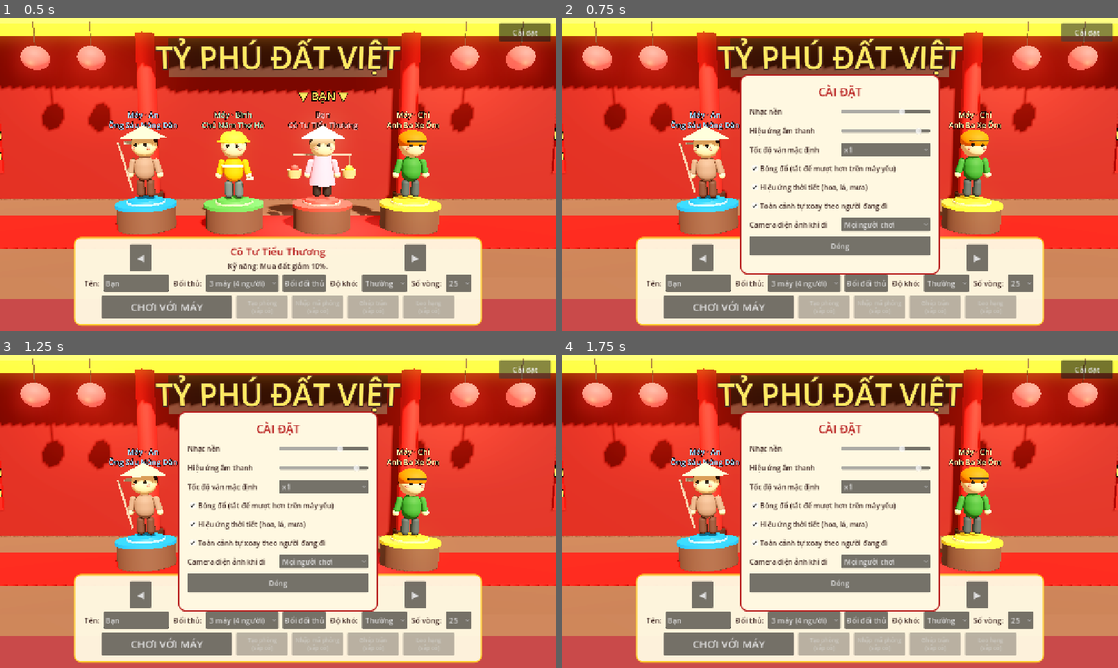
Above: before the commit, frames 1-4 (two rows, left to right).
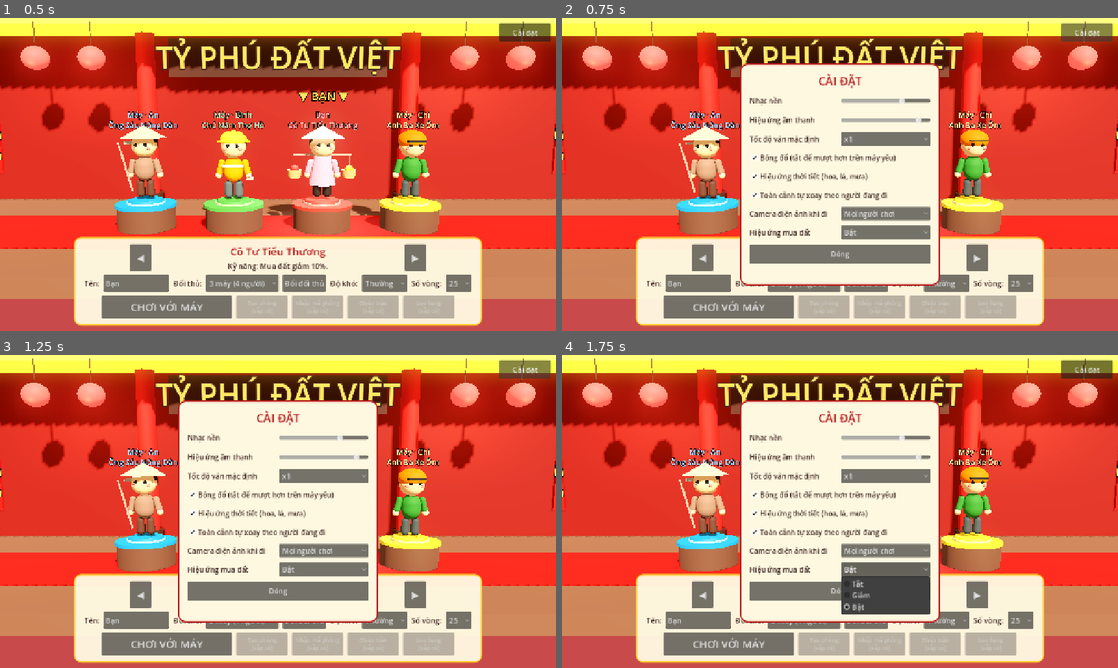
Above: after the commit, the same moments.

Repository: nguyentuanduyntd/GameCoTyPhu
Game: Godot game, scene res://scenes/lobby.tscn
The game is run twice, just before and just after one commit, with the same random seed, the same clock (stepped at 60 frames per second) and the same inputs.
Inputs (mouse positions are in pixels of both pictures, inside the frame that each line leads up to):
- Up to frame 1 (0.5 s): no input
- Up to frame 2 (0.75 s): click "Cài đặt" at 0.5 s
- Up to frame 3 (1.25 s): no input
- Up to frame 4 (1.75 s): click (884, 570) at 1.25 s, where only the run after the commit has a clickable "Bật"

Frame 1 is identical in both runs. In frame 2, 10% of the frame differs, in the area x 32-68%, y 14-86%; in frame 3, 10%; in frame 4, 11%.

Commit message:
Phase 4: Game juice khi mua đất, xây, thắng đấu giá
- CameraController.punch: toàn cảnh thì tiến nhẹ vào ô rồi tự lùi (chế độ
  PUNCH hoà trộn toàn cảnh/zoom ô), đang điện ảnh thì chỉ thu FOV; gọi liên
  tục chỉ kéo dài thời gian giữ, không giật; mọi chế độ khác huỷ punch
- BuyJuice: xu 2D bay vòng cung từ khung người chơi ra ô (pool 14 đồng, không
  tạo mới), pháo giấy 3D tái sử dụng; purchase / build / auction_win /
  celebrate theo mức hiệu ứng
- HUD: tiền chạy số mượt (đỏ khi giảm, xanh khi tăng) thay vì đổi ngay
- Gom đủ vùng: pháo giấy + banner "… gom đủ vùng …! Tiền thuê cả vùng ×2"
- Cài đặt "Hiệu ứng mua đất: Tắt / Giảm / Bật" (Global.buy_fx, lưu máy)
- Sửa lỗi có sẵn: popup mua Trạm BOT truy cập khoá "group" không tồn tại
- --juicedemo, --buyfx, --cinematic để kiểm thử

Co-Authored-By: Claude Opus 5.5 <noreply@anthropic.com>

Diff:
--- /dev/null
+++ b/scripts/game/buy_juice.gd
@@ -0,0 +1,201 @@
+class_name BuyJuice
+extends CanvasLayer
+## "Game juice" cho khoảnh khắc mua đất / thắng đấu giá / xây / Danh Thắng / gom đủ vùng:
+##  - xu bay theo vòng cung từ khung người chơi ra ô đất (2D, pool tái sử dụng — không tạo mới liên tục)
+##  - camera zoom nhẹ vào ô rồi trả về (CameraController.punch, tôn trọng góc nhìn đang dùng)
+##  - pháo giấy 3D trên ô (thắng đấu giá, Danh Thắng, gom đủ vùng)
+## Mức hiệu ứng theo Cài đặt: Global.buy_fx = 0 Tắt, 1 Giảm, 2 Bật. Mọi thời lượng chia cho hệ số tốc độ.
+
+const POOL := 14
+
+var board: BoardView
+var cam_ctl: CameraController
+var hud: Hud
+var speed := 1.0
+var _coins: Array = []
+var _next := 0
+var _confetti: Array = []
+var _conf_i := 0
+
+
+func setup(p_board: BoardView, p_cam: CameraController, p_hud: Hud) -> void:
+	board = p_board
+	cam_ctl = p_cam
+	hud = p_hud
+	layer = 8
+	for i in POOL:
+		var c := CoinFx.new()
+		c.visible = false
+		c.mouse_filter = Control.MOUSE_FILTER_IGNORE
+		add_child(c)
+		_coins.append(c)
+	for i in 2:
+		var p := _make_confetti()
+		board.add_child(p)
+		_confetti.append(p)
+
+
+func level() -> int:
+	return Global.buy_fx
+
+
+## Mua đất thường: keng + xu bay ra ô + zoom nhẹ.
+func purchase(pid: int, t: int) -> void:
+	if level() == 0:
+		return
+	coins_to_tile(pid, t, 10 if level() == 2 else 4)
+	if level() == 2:
+		cam_ctl.punch(t, 0.9 / speed)
+
+
+## Xây / nâng cấp công trình: ít xu hơn, zoom ngắn.
+func build(pid: int, t: int) -> void:
+	if level() == 0:
+		return
+	coins_to_tile(pid, t, 6 if level() == 2 else 3)
+	if level() == 2:
+		cam_ctl.punch(t, 0.7 / speed)
+
+
+## Thắng đấu giá: xu + pháo giấy + zoom.
+func auction_win(pid: int, t: int) -> void:
+	if level() == 0:
+		return
+	coins_to_tile(pid, t, 12 if level() == 2 else 5)
+	if level() == 2:
+		confetti(t)
+		cam_ctl.punch(t, 1.1 / speed)
+
+
+## Danh Thắng / gom đủ vùng: pháo giấy (cả ở mức Giảm).
+func celebrate(t: int) -> void:
+	if level() == 0:
+		return
+	confetti(t)
+	if level() == 2:
+		cam_ctl.punch(t, 1.0 / speed)
+
+
+func coins_to_tile(pid: int, t: int, count: int) -> void:
+	var cam := cam_ctl.camera
+	var world := board.tile_center(t) + Vector3(0, 0.3, 0)
+	if cam.is_position_behind(world):
+		return
+	var end := cam.unproject_position(world)
+	var vp := get_viewport().get_visible_rect().size
+	if end.x < -50 or end.y < -50 or end.x > vp.x + 50 or end.y > vp.y + 50:
+		return
+	var box: Control = hud.player_boxes[pid]["panel"]
+	var r := box.get_global_rect()
+	var start := r.position + Vector2(r.size.x * 0.75, r.size.y * 0.55)
+	var dur := 0.55 / speed
+	for k in count:
+		var c: CoinFx = _coins[_next]
+		_next = (_next + 1) % POOL
+		c.fly(start + Vector2(randf_range(-10, 10), randf_range(-6, 6)), end + Vector2(randf_range(-14, 14), randf_range(-8, 8)), dur, k * 0.045 / speed, k == count - 1)
+
+
+func confetti(t: int) -> void:
+	var p: CPUParticles3D = _confetti[_conf_i]
+	_conf_i = (_conf_i + 1) % _confetti.size()
+	p.global_position = board.tile_center(t) + Vector3(0, 0.6, 0)
+	p.amount = 60 if level() == 2 else 30
+	p.speed_scale = clampf(speed, 1.0, 3.0)
+	p.restart()
+
+
+func _make_confetti() -> CPUParticles3D:
+	var p := CPUParticles3D.new()
+	var qm := QuadMesh.new()
+	qm.size = Vector2(0.12, 0.17)
+	var mat := StandardMaterial3D.new()
+	mat.vertex_color_use_as_albedo = true
+	mat.shading_mode = BaseMaterial3D.SHADING_MODE_UNSHADED
+	mat.cull_mode = BaseMaterial3D.CULL_DISABLED
+	qm.material = mat
+	p.mesh = qm
+	p.amount = 60
+	p.lifetime = 1.6
+	p.one_shot = true
+	p.explosiveness = 0.95
+	p.emission_shape = CPUParticles3D.EMISSION_SHAPE_SPHERE
+	p.emission_sphere_radius = 0.2
+	p.direction = Vector3.UP
+	p.spread = 55.0
+	p.initial_velocity_min = 3.0
+	p.initial_velocity_max = 4.6
+	p.gravity = Vector3(0, -4.5, 0)
+	p.damping_min = 1.0
+	p.damping_max = 2.0
+	p.angular_velocity_min = -540
+	p.angular_velocity_max = 540
+	var grad := Gradient.new()
+	grad.offsets = PackedFloat32Array([0.0])
+	grad.colors = PackedColorArray([Color("#ff5252")])
+	var cols := ["#ffd740", "#69f0ae", "#40c4ff", "#e040fb", "#ffffff"]
+	for i in cols.size():
+		grad.add_point(float(i + 1) / (cols.size() + 1), Color(cols[i]))
+	grad.interpolation_mode = Gradient.GRADIENT_INTERPOLATE_CONSTANT
+	p.color_initial_ramp = grad
+	p.cast_shadow = GeometryInstance3D.SHADOW_CASTING_SETTING_OFF
+	p.emitting = false
+	return p
+
+
+## Đồng xu 2D bay theo đường cong bậc hai, xoay lật, tới nơi thì loé nhẹ.
+class CoinFx extends Control:
+	var _from := Vector2.ZERO
+	var _to := Vector2.ZERO
+	var _ctrl := Vector2.ZERO
+	var _t := 0.0
+	var _dur := 0.5
+	var _delay := 0.0
+	var _ting := false
+	var _flash := 0.0
+
+	func fly(from: Vector2, to: Vector2, dur: float, delay: float, ting: bool) -> void:
+		_from = from
+		_to = to
+		_ctrl = (from + to) / 2.0 + Vector2(0, -minf(220.0, from.distance_to(to) * 0.45))
+		_t = 0.0
+		_dur = maxf(dur, 0.12)
+		_delay = delay
+		_ting = ting
+		_flash = 0.0
+		size = Vector2(28, 28)
+		position = from - size / 2.0
+		visible = true
+		modulate.a = 0.0
+
+	func _process(delta: float) -> void:
+		if not visible:
+			return
+		if _delay > 0.0:
+			_delay -= delta
+			return
+		modulate.a = 1.0
+		if _t < 1.0:
+			_t = minf(1.0, _t + delta / _dur)
+			var e := _t * _t * (3.0 - 2.0 * _t)
+			var p := _from.lerp(_ctrl, e).lerp(_ctrl.lerp(_to, e), e)
+			position = p - size / 2.0
+			if _t >= 1.0:
+				_flash = 1.0
+				if _ting:
+					Audio.play("coin", 0.1, -8.0)
+		else:
+			_flash -= delta * 4.0
+			if _flash <= 0.0:
+				visible = false
+		queue_redraw()
+
+	func _draw() -> void:
+		var c := size / 2.0
+		var squash := absf(cos(_t * TAU * 1.5)) * 0.7 + 0.3
+		draw_set_transform(c, 0.0, Vector2(squash, 1.0))
+		draw_circle(Vector2.ZERO, 12.0, Color("#b8860b"))
+		draw_circle(Vector2.ZERO, 10.0, Color("#ffca28"))
+		draw_rect(Rect2(-3, -3, 6, 6), Color("#b8860b"))
+		draw_set_transform(Vector2.ZERO, 0.0, Vector2.ONE)
+		if _flash > 0.0:
+			draw_circle(c, 16.0 * (1.5 - _flash * 0.5), Color(1, 0.95, 0.6, _flash * 0.6))
--- a/scripts/game/camera_controller.gd
+++ b/scripts/game/camera_controller.gd
@@ -7,7 +7,7 @@
 ## Mọi chuyển động tính theo delta time: khi đổi chế độ, camera hoà trộn từ vị trí cũ sang mục tiêu mới bằng
 ## đường cong easing (sine in-out), sau đó bám mục tiêu bằng giảm chấn mũ — không giật, không phụ thuộc FPS.
 
-enum Mode { OVERVIEW, FOLLOW, FOCUS }
+enum Mode { OVERVIEW, FOLLOW, FOCUS, PUNCH }
 
 const OVERVIEW_FOV := 42.0
 const FOLLOW_FOV := 58.0
@@ -42,6 +42,11 @@
 var _shake_t := 0.0
 var _yaw_target := 0.0
 var _fov_target := OVERVIEW_FOV
+
+# Zoom nhẹ khi mua đất ("punch"): toàn cảnh thì tiến gần ô một chút rồi lùi lại; đang điện ảnh thì chỉ thu FOV.
+const PUNCH_BLEND := 0.42
+var _punch_until := 0.0
+var _fov_punch := 0.0
 
 
 func setup(p_board: BoardView) -> void:
@@ -73,7 +78,10 @@
 		var k := 1.0 - exp(-_damp * delta)
 		_pos = _pos.lerp(want_pos, k)
 		_look = _look.lerp(want_look, k)
-	camera.fov = lerpf(camera.fov, _fov_target, 1.0 - exp(-3.0 * delta))
+	if mode == Mode.PUNCH and Time.get_ticks_msec() / 1000.0 >= _punch_until:
+		_switch(Mode.OVERVIEW, 0.9, OVERVIEW_FOV, 5.0)
+	_fov_punch = lerpf(_fov_punch, 0.0, 1.0 - exp(-3.5 * delta))
+	camera.fov = lerpf(camera.fov, _fov_target + _fov_punch, 1.0 - exp(-5.0 * delta))
 	# Rung nhẹ theo nhịp bước
 	var offset := Vector3.ZERO
 	if _shake > 0.0005:
@@ -84,6 +92,20 @@
 
 
 # ---------------------------------------------------------------- điều khiển chế độ
+
+## Zoom nhẹ vào ô t trong `hold` giây rồi tự trở lại. Gọi liên tục (bấm nhanh) chỉ kéo dài thời gian giữ,
+## không giật. Đang ở góc nhìn điện ảnh (POV/zoom ô) thì không đổi chế độ, chỉ "nhói" FOV một chút.
+func punch(t: int, hold: float) -> void:
+	_punch_until = Time.get_ticks_msec() / 1000.0 + hold
+	if mode == Mode.OVERVIEW:
+		_focus_tile = t
+		_fwd = _path_dir(t)
+		_switch(Mode.PUNCH, 0.45, OVERVIEW_FOV - 3.0, 4.0)
+	elif mode == Mode.PUNCH:
+		_focus_tile = t
+	else:
+		_fov_punch = -6.0
+
 
 func overview(duration: float = 1.1) -> void:
 	_switch(Mode.OVERVIEW, duration, OVERVIEW_FOV, 5.0)
@@ -172,15 +194,30 @@
 				var cam := p - _fwd * follow_back + Vector3.UP * follow_height - side * 0.35
 				var look := p + _fwd * follow_ahead + Vector3.UP * 0.15
 				return [cam, look]
+		Mode.PUNCH:
+			if _focus_tile >= 0:
+				var ov := _overview_desired()
+				var fc := _focus_desired()
+				return [(ov[0] as Vector3).lerp(fc[0], PUNCH_BLEND), (ov[1] as Vector3).lerp(fc[1], PUNCH_BLEND * 1.3)]
 		Mode.FOCUS:
 			if _focus_tile >= 0:
 				var c := board.tile_center(_focus_tile)
 				var outward := (c * Vector3(1, 0, 1)).normalized()
 				var cam := c - _fwd * 1.6 + outward * 1.4 + Vector3.UP * 2.6
 				return [cam, c + Vector3.UP * 0.2]
+	return _overview_desired()
+
+
+func _overview_desired() -> Array:
 	var basis := Basis(Vector3.UP, yaw)
 	var cam_local := Vector3(0, dist * 0.88, dist * 0.47 + (look_z - 1.4))
 	return [basis * cam_local, basis * Vector3(0, 0, look_z)]
+
+
+func _focus_desired() -> Array:
+	var c := board.tile_center(_focus_tile)
+	var outward := (c * Vector3(1, 0, 1)).normalized()
+	return [c - _fwd * 1.6 + outward * 1.4 + Vector3.UP * 2.6, c + Vector3.UP * 0.2]
 
 
 ## Hướng đi của bàn cờ tại ô t (từ ô t sang ô kế tiếp).
--- a/scripts/game/game.gd
+++ b/scripts/game/game.gd
@@ -35,6 +35,9 @@
 	CAMERA_FOLLOWING_PAWN, MOVING_PAWN, LANDING_ANIMATION, PROCESSING_TILE, CAMERA_RETURNING, TURN_COMPLETE,
 }
 var turn_state: int = TurnState.WAITING_FOR_TURN
+var juice: BuyJuice
+var _in_auction := false
+var _groups_done := {}
 var _auction_fast := false   # người chơi thật không tham gia → các máy đấu giá nhanh, không mở panel
 var _turn_player := -1
 var cards_ui: CardOverlay
@@ -44,7 +47,7 @@
 
 func _ready() -> void:
 	var args := OS.get_cmdline_user_args()
-	_autotest = args.has("--autotest") or args.has("--autotest-human") or args.has("--showcase") or args.has("--auctiondemo") or args.has("--typeshow") or args.has("--builddemo") or args.has("--pickerdemo")
+	_autotest = args.has("--autotest") or args.has("--autotest-human") or args.has("--showcase") or args.has("--auctiondemo") or args.has("--typeshow") or args.has("--builddemo") or args.has("--pickerdemo") or args.has("--juicedemo")
 	for a in args:
 		if a.begins_with("--carddemo="):
 			_autotest = true
@@ -69,7 +72,7 @@
 	board.building_landed.connect(_on_building_landed)
 
 	engine = GameEngine.new()
-	var cfg := Global.make_player_configs(args.has("--autotest") or args.has("--showcase") or args.has("--typeshow") or args.has("--builddemo"))
+	var cfg := Global.make_player_configs(args.has("--autotest") or args.has("--showcase") or args.has("--typeshow") or args.has("--builddemo") or args.has("--juicedemo"))
 	for i in cfg.size():
 		var tok := Character3D.new().setup(cfg[i]["character"], Color(PLAYER_COLORS[i]))
 		add_child(tok)
@@ -80,6 +83,10 @@
 	add_child(hud)
 	dice_tray = DiceTray.new()
 	add_child(dice_tray)
+	juice = BuyJuice.new()
+	add_child(juice)
+	juice.setup(board, cam_ctl, hud)
+	juice.speed = speed
 	dice_tray.settled.connect(func():
 		if turn_state == TurnState.ROLLING_DICE:
 			_set_state(TurnState.SHOWING_DICE_RESULT))
@@ -141,6 +148,9 @@
 	if args.has("--builddemo"):
 		_build_demo()
 		return
+	if args.has("--juicedemo"):
+		_juice_demo()
+		return
 	for a in args:
 		if a.begins_with("--carddemo="):
 			_card_demo(a.substr(11))
@@ -392,7 +402,7 @@
 				Audio.play("thunder")
 			hud.set_season(ev["season"], ev["event"])
 		"cash":
-			hud.set_cash(ev["p"], ev["cash"])
+			hud.set_cash(ev["p"], ev["cash"], true, 0.6 / speed)
 			Audio.play("coin" if int(ev["delta"]) > 0 else "pay", 0.05, -4.0)
 			var d: int = ev["delta"]
 			_float_text(ev["p"], ("+" if d > 0 else "") + BoardData.money(d), Color("#76ff03") if d > 0 else Color("#ff5252"))
@@ -417,10 +427,17 @@
 			var t_ev: int = ev["tile"]
 			var grew: bool = ev["owner"] >= 0 and (ev["level"] > board._shown_level[t_ev] or ev["owner"] != board._shown_owner[t_ev])
 			var new_owner: bool = ev["owner"] >= 0 and ev["owner"] != board._shown_owner[t_ev]
+			var leveled_up: bool = ev["owner"] >= 0 and not new_owner and ev["level"] > board._shown_level[t_ev]
 			board.anim_speed = speed
+			juice.speed = speed
 			board.set_tile_state(t_ev, ev["owner"], ev["level"], true, String(ev.get("kind", "")))
 			if new_owner:
 				Audio.play("buy_keng", 0.05, -2.0)
+				if not _in_auction:
+					juice.purchase(ev["owner"], t_ev)
+			elif leveled_up and ev["level"] < GameEngine.LANDMARK:
+				juice.build(ev["owner"], t_ev)
+			_check_group(t_ev, ev["owner"])
 			if ev["owner"] >= 0 and ev["owner"] == engine.current:
 				tokens[ev["owner"]].cheer()
 			# chờ công trình mọc xong rồi mới sang sự kiện tiếp theo
@@ -447,6 +464,7 @@
 				"workshop":
 					_float_text(ev["p"], "+%d đặc sản" % int(ev["amount"]), Color("#81c784"))
 		"auction_start":
+			_in_auction = true
 			var human_in: bool = (ev["bidders"] as Array).has(human_id) and not engine.players[human_id]["is_bot"]
 			_auction_fast = not human_in
 			hud.clear_decision()
@@ -470,9 +488,11 @@
 			var w: int = ev["winner"]
 			if hud.auction_panel.visible:
 				hud.auction_panel.show_result(w, ev["price"])
+			_in_auction = false
 			if w >= 0:
 				Audio.play("auction_win")
 				tokens[w].cheer()
+				juice.auction_win(w, ev["tile"])
 				hud.show_banner("THẮNG ĐẤU GIÁ!  %s — %s · %s xu" % [engine.players[w]["name"], BoardData.plain_name(ev["tile"]), BoardData.money(ev["price"])], 1.6 / speed)
 			else:
 				hud.show_banner("Không ai mua %s — ô vẫn trống" % BoardData.plain_name(ev["tile"]), 1.2 / speed)
@@ -510,6 +530,7 @@
 			Audio.play("landmark")
 			Audio.play("firework", 0.1, -3.0)
 			season_fx.fireworks()
+			juice.celebrate(ev["tile"])
 			await hud.show_toast("DANH THẮNG\n%s" % BoardData.tile(ev["tile"])["landmark"], 1.3 / speed)
 		"takeover":
 			Audio.play("takeover")
@@ -707,6 +728,45 @@
 	get_tree().quit()
 
 
+## Kiểm thử hiệu ứng mua đất: mua Cao Bằng → xây Nhà hàng → thắng đấu giá Lạng Sơn, chụp từng pha.
+func _juice_demo() -> void:
+	speed = 1.0
+	juice.speed = 1.0
+	engine.pending = {}   # dừng ván: chỉ diễn hiệu ứng, máy không chơi tiếp
+	await get_tree().create_timer(1.0).timeout
+	var t := BoardData.find_tile("Cao Bằng")
+	engine._events = []
+	engine._pay(engine.players[human_id], 100, -1, "Mua đất")
+	engine._set_tile(t, human_id, 0)
+	_feed(engine._events.duplicate())
+	await get_tree().create_timer(0.3).timeout
+	_demo_shot("juice_1_coins")
+	await get_tree().create_timer(0.35).timeout
+	_demo_shot("juice_2_punch")
+	await get_tree().create_timer(1.6).timeout
+	engine._events = []
+	engine._pay(engine.players[human_id], 60, -1, "Xây Nhà hàng")
+	engine.btype[t] = "restaurant"
+	engine._set_tile(t, human_id, 1)
+	engine._push({"t": "building", "p": human_id, "tile": t, "type": "restaurant", "level": 1})
+	_feed(engine._events.duplicate())
+	await get_tree().create_timer(0.45).timeout
+	_demo_shot("juice_3_build")
+	await get_tree().create_timer(1.8).timeout
+	var t2 := BoardData.find_tile("Lạng Sơn")
+	engine._events = []
+	engine._pay(engine.players[human_id], 70, -1, "Thắng đấu giá")
+	engine._set_tile(t2, human_id, 0)
+	engine._push({"t": "auction_end", "tile": t2, "winner": human_id, "price": 70})
+	_in_auction = true
+	_feed(engine._events.duplicate())
+	await get_tree().create_timer(0.5).timeout
+	_demo_shot("juice_4_auction")
+	await get_tree().create_timer(2.0).timeout
+	_demo_shot("juice_5_after")
+	get_tree().quit()
+
+
 func _demo_shot(name: String) -> void:
 	if _shot_dir == "":
 		return
@@ -786,6 +846,23 @@
 		hud.show_banner("Được tung tiếp!" if next_pid == _turn_player else "Hoàn thành lượt!", 1.0 / speed)
 
 
+## Gom đủ cả vùng: pháo giấy + banner (mỗi lần gom đủ chỉ báo một lần; mất vùng rồi gom lại thì báo lại).
+func _check_group(t: int, owner_id: int) -> void:
+	if not BoardData.is_province(t):
+		return
+	var g: int = BoardData.tile(t)["group"]
+	for pid in engine.players.size():
+		var key := "%d|%d" % [pid, g]
+		var has_all := engine.owns_group(pid, g)
+		if has_all and not _groups_done.has(key) and pid == owner_id:
+			_groups_done[key] = true
+			juice.celebrate(t)
+			Audio.play("auction_win", 0.0, -3.0)
+			hud.show_banner("%s gom đủ vùng %s! Tiền thuê cả vùng ×2" % [engine.players[pid]["name"], BoardData.GROUPS[g]["name"]], 1.6 / speed)
+		elif not has_all:
+			_groups_done.erase(key)
+
+
 func _on_building_landed(_t: int, strength: float) -> void:
 	if strength >= 0.5:
 		Audio.play("hammer", 0.1, -3.0 if strength >= 0.9 else -7.0)
@@ -794,6 +871,7 @@
 
 func _on_speed_changed(s: float) -> void:
 	speed = s
+	juice.speed = s
 	Global.speed = s
 
 
--- a/scripts/global.gd
+++ b/scripts/global.gd
@@ -20,6 +20,7 @@
 var shadows: bool = true
 var weather_fx: bool = true
 var cam_auto: bool = true
+var buy_fx: int = 2      # hiệu ứng mua đất: 0 tắt, 1 giảm, 2 bật
 var cinematic: int = 2   # camera điện ảnh khi đi: 0 tắt, 1 chỉ lượt của bạn, 2 mọi người chơi
 
 
@@ -28,6 +29,10 @@
 	for arg in OS.get_cmdline_user_args():
 		if arg.begins_with("--bots="):
 			bot_count = clampi(int(arg.substr(7)), 3, 5)
+		if arg.begins_with("--buyfx="):
+			buy_fx = clampi(int(arg.substr(8)), 0, 2)
+		if arg.begins_with("--cinematic="):
+			cinematic = clampi(int(arg.substr(12)), 0, 2)
 	apply_settings()
 
 
@@ -47,6 +52,7 @@
 	weather_fx = cf.get_value("graphics", "weather_fx", weather_fx)
 	cam_auto = cf.get_value("graphics", "cam_auto", cam_auto)
 	cinematic = cf.get_value("graphics", "cinematic", cinematic)
+	buy_fx = cf.get_value("graphics", "buy_fx", buy_fx)
 
 
 func save_settings() -> void:
@@ -63,6 +69,7 @@
 	cf.set_value("graphics", "weather_fx", weather_fx)
 	cf.set_value("graphics", "cam_auto", cam_auto)
 	cf.set_value("graphics", "cinematic", cinematic)
+	cf.set_value("graphics", "buy_fx", buy_fx)
 	cf.save(SETTINGS_PATH)
 
 
--- a/scripts/ui/hud.gd
+++ b/scripts/ui/hud.gd
@@ -15,6 +15,8 @@
 
 var root: Control
 var player_boxes: Array = []
+var _shown_cash := {}
+var _cash_tw := {}
 var round_label: Label
 var log_box: RichTextLabel
 var decision_panel: PanelContainer
@@ -235,8 +237,22 @@
 	lbl.text = BoardData.money(cash) + " xu"
 
 
-func set_cash(pid: int, cash: int) -> void:
-	_set_cash_label(player_boxes[pid]["cash"], cash)
+## Cập nhật tiền: chạy số mượt (lên xanh, xuống đỏ) thay vì đổi cái rụp. Tắt hiệu ứng mua đất thì đổi ngay.
+func set_cash(pid: int, cash: int, animate: bool = false, duration: float = 0.6) -> void:
+	var lbl: Label = player_boxes[pid]["cash"]
+	var from: int = _shown_cash.get(pid, cash)
+	_shown_cash[pid] = cash
+	if _cash_tw.has(pid) and (_cash_tw[pid] as Tween).is_valid():
+		(_cash_tw[pid] as Tween).kill()
+	if not animate or Global.buy_fx == 0 or from == cash:
+		_set_cash_label(lbl, cash)
+		lbl.modulate = Color.WHITE
+		return
+	var tw := create_tween()
+	_cash_tw[pid] = tw
+	lbl.modulate = Color("#ff8a80") if cash < from else Color("#b9f6ca")
+	tw.tween_method(func(v: float): _set_cash_label(lbl, int(round(v))), float(from), float(cash), maxf(duration, 0.1)).set_trans(Tween.TRANS_QUAD).set_ease(Tween.EASE_OUT)
+	tw.tween_property(lbl, "modulate", Color.WHITE, 0.25)
 
 
 func set_current(pid: int) -> void:
@@ -250,7 +266,8 @@
 func refresh_players() -> void:
 	for p in engine.players:
 		var box: Dictionary = player_boxes[p["id"]]
-		_set_cash_label(box["cash"], p["cash"])
+		if int(_shown_cash.get(p["id"], -1)) != int(p["cash"]):
+			set_cash(p["id"], p["cash"])
 		var parts: Array = []
 		if not p["alive"]:
 			parts.append("ĐÃ PHÁ SẢN")
@@ -619,6 +636,10 @@
 	var td := BoardData.tile(t)
 	if td["type"] == BoardData.T.INFRA:
 		return "Hạ tầng. Tiền thuê tăng theo số hạ tầng sở hữu: 50 / 100 / 200 / 400."
+	if td["type"] == BoardData.T.TOLL:
+		return "Trạm BOT: ai đi ngang qua trả %d xu cho chủ, dừng đúng trạm trả %d xu." % [GameEngine.TOLL_FEE, GameEngine.TOLL_FEE * GameEngine.TOLL_LAND_MULT]
+	if not td.has("group"):
+		return ""
 	var g: Dictionary = BoardData.GROUPS[td["group"]]
 	var base := _round5(td["price"] * EconomyConfig.get_default().rent_mult[0])
 	return "Vùng %s (%s, %d tỉnh). Thuê cơ bản %s. Đặc sản: %s. Danh thắng: %s." % [
--- a/scripts/ui/lobby.gd
+++ b/scripts/ui/lobby.gd
@@ -23,7 +23,7 @@
 
 func _ready() -> void:
 	var args := OS.get_cmdline_user_args()
-	var jump := args.has("--autotest") or args.has("--autotest-human") or args.has("--showcase") or args.has("--auctiondemo") or args.has("--typeshow") or args.has("--builddemo") or args.has("--pickerdemo")
+	var jump := args.has("--autotest") or args.has("--autotest-human") or args.has("--showcase") or args.has("--auctiondemo") or args.has("--typeshow") or args.has("--builddemo") or args.has("--pickerdemo") or args.has("--juicedemo")
 	for a in args:
 		if a.begins_with("--carddemo="):
 			jump = true
--- a/scripts/ui/settings_panel.gd
+++ b/scripts/ui/settings_panel.gd
@@ -17,8 +17,8 @@
 	set_anchors_preset(Control.PRESET_CENTER)
 	offset_left = -230
 	offset_right = 230
-	offset_top = -230
-	offset_bottom = 230
+	offset_top = -255
+	offset_bottom = 255
 	grow_horizontal = Control.GROW_DIRECTION_BOTH
 	grow_vertical = Control.GROW_DIRECTION_BOTH
 
@@ -76,6 +76,19 @@
 	cine_row.add_child(cine)
 	v.add_child(cine_row)
 
+	var fx_row := HBoxContainer.new()
+	fx_row.add_child(_label("Hiệu ứng mua đất"))
+	var fx := OptionButton.new()
+	for t in ["Tắt", "Giảm", "Bật"]:
+		fx.add_item(t)
+	fx.select(clampi(Global.buy_fx, 0, 2))
+	fx.size_flags_horizontal = Control.SIZE_EXPAND_FILL
+	fx.item_selected.connect(func(i):
+		Global.buy_fx = i
+		_commit())
+	fx_row.add_child(fx)
+	v.add_child(fx_row)
+
 	var close := Button.new()
 	close.text = "Đóng"
 	close.custom_minimum_size = Vector2(0, 44)
Not shown, added: scripts/game/buy_juice.gd.uid
Not shown, changed: docs/GDD.md
